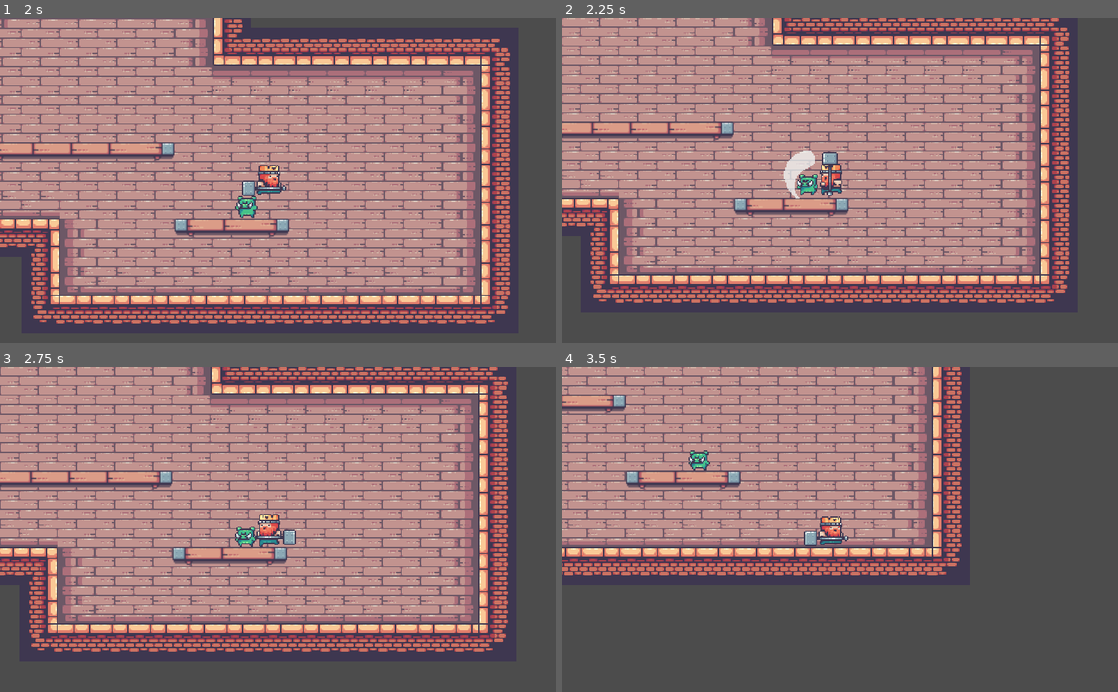
Above: before the commit, frames 1-4 (two rows, left to right).
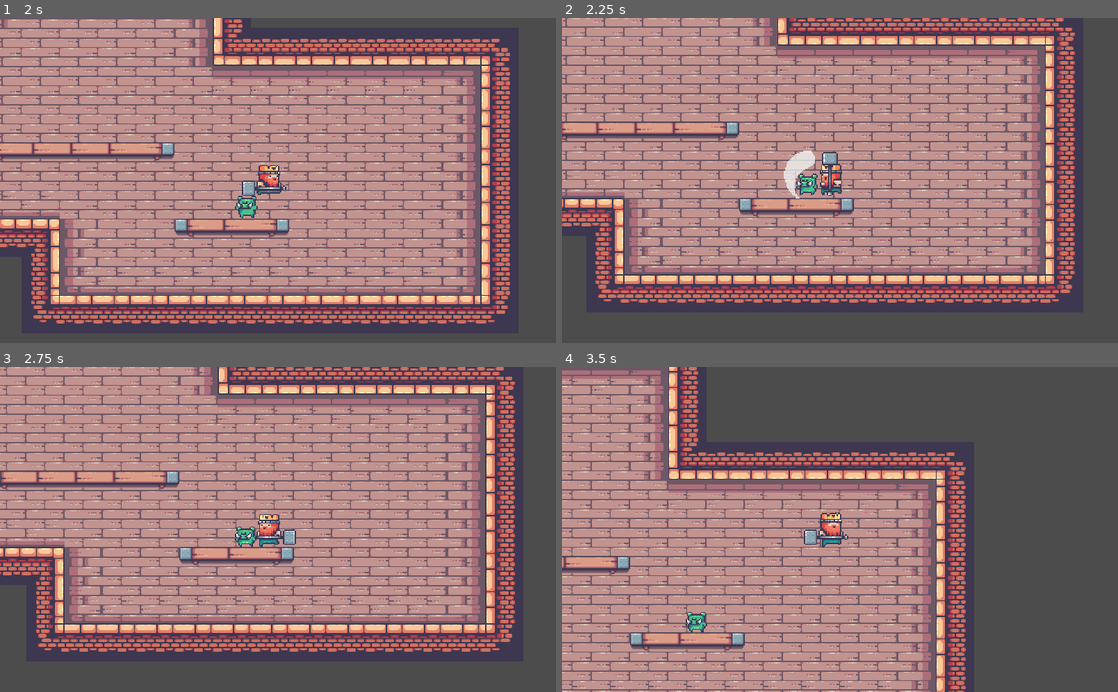
Above: after the commit, the same moments.

Repository: brunoskonrad/kings-and-pigs
Game: Godot game, scene res://Levels/Sandbox.tscn
The game is run twice, just before and just after one commit, with the same random seed, the same clock (stepped at 60 frames per second) and the same inputs.
Inputs:
- Up to frame 1 (2 s): tap Enter at 0.5 s; hold Q (attack) 0.53-1.28 s; hold Right (ui_right) from 0.53 s (still down); tap Space (jump) at 0.77, 1.52 s; tap Q (attack) at 1.35 s
- Up to frame 2 (2.25 s): release Right (ui_right) at 2.03 s; hold Left (ui_left) from 2.03 s (still down); hold Q (attack) from 2.03 s (still down)
- Up to frame 3 (2.75 s): keep holding Left (ui_left); keep holding Q (attack)
- Up to frame 4 (3.5 s): release Left (ui_left) at 2.78 s; release Q (attack) at 2.78 s; hold Right (ui_right) from 2.78 s (still down); tap Q (attack) at 2.85 s; tap Space (jump) at 3.02 s

Frame 1 is identical in both runs. In frame 2, 23% of the frame differs, in the area x 0-93%, y 0-88%; in frame 3, 24%; in frame 4, 59%, in the area x 0-73%, y 0-100%.

Commit message:
Send hammer attack vector to pig
This way we can make it "bounce" to the right direction.
It also lets us increase the hammer attack power.

Diff:
--- a/Actors/Enemies/Pig/Pig.gd
+++ b/Actors/Enemies/Pig/Pig.gd
@@ -21,13 +21,13 @@
 func idle():
 	$State.set_state($State/Idle)
 
-func take_damage():
+func take_damage(attack_power):
 	if not is_invulnerable():
 		$DamageCooldown.start()
 		$State.set_state($State/Hit)
 		$Health.take_damage(1)
 
-		velocity.x = 50
+		velocity.x = 50 * attack_power.x
 
 func die():
 	$State.set_state($State/Dead)
--- a/Actors/Player/HammerAttack.gd
+++ b/Actors/Player/HammerAttack.gd
@@ -7,6 +7,8 @@
 onready var position_x = position.x
 
 export(bool) var DEBUG = false
+export(int) var attack_power = 1
+onready var attacking_power = Vector2(attack_power, 0)
 
 func _process(delta):
 	if Input.is_action_pressed("attack"):
@@ -36,13 +38,15 @@
 		"right":
 			scale.x = scale_x
 			position.x = position_x
+			attacking_power.x = attack_power
 		"left":
 			scale.x = -scale_x
 			position.x = position_x - 15
+			attacking_power.x = -attack_power
 
 func _on_AttackArea_body_entered(body):
 	if body is Pig:
-		body.take_damage()
+		body.take_damage(attacking_power)
 
 func _log(message):
 	if DEBUG:
--- a/Actors/Player/PlayerKing.tscn
+++ b/Actors/Player/PlayerKing.tscn
@@ -154,7 +154,7 @@
 [node name="AnimatedSprite" type="AnimatedSprite" parent="."]
 frames = SubResource( 25 )
 animation = "idle"
-frame = 10
+frame = 8
 playing = true
 script = ExtResource( 8 )
 
--- a/TileSets.tres
+++ b/TileSets.tres
@@ -8,6 +8,27 @@
 [sub_resource type="ConvexPolygonShape2D" id=2]
 points = PoolVector2Array( 32, 32, 0, 32, 0, 0, 32, 0 )
 
+[sub_resource type="ConvexPolygonShape2D" id=3]
+points = PoolVector2Array( 0, 0, 32, 0, 32, 32, 0, 32 )
+
+[sub_resource type="ConvexPolygonShape2D" id=4]
+points = PoolVector2Array( 0, 0, 32, 0, 32, 32, 0, 32 )
+
+[sub_resource type="ConvexPolygonShape2D" id=5]
+points = PoolVector2Array( 0, 0, 32, 0, 32, 32, 0, 32 )
+
+[sub_resource type="ConvexPolygonShape2D" id=6]
+points = PoolVector2Array( 32, 32, 0, 32, 0, 0, 32, 0 )
+
+[sub_resource type="ConvexPolygonShape2D" id=7]
+points = PoolVector2Array( 32, 32, 0, 32, 0, 0, 32, 0 )
+
+[sub_resource type="ConvexPolygonShape2D" id=8]
+points = PoolVector2Array( 32, 32, 0, 32, 0, 0, 32, 0 )
+
+[sub_resource type="ConvexPolygonShape2D" id=9]
+points = PoolVector2Array( 32, 32, 0, 32, 0, 0, 32, 0 )
+
 [sub_resource type="ConvexPolygonShape2D" id=10]
 points = PoolVector2Array( 0, 0, 32, 0, 32, 32, 0, 32 )
 
@@ -15,27 +36,6 @@
 points = PoolVector2Array( 0, 0, 32, 0, 32, 32, 0, 32 )
 
 [sub_resource type="ConvexPolygonShape2D" id=12]
-points = PoolVector2Array( 0, 0, 32, 0, 32, 32, 0, 32 )
-
-[sub_resource type="ConvexPolygonShape2D" id=3]
-points = PoolVector2Array( 32, 32, 0, 32, 0, 0, 32, 0 )
-
-[sub_resource type="ConvexPolygonShape2D" id=4]
-points = PoolVector2Array( 32, 32, 0, 32, 0, 0, 32, 0 )
-
-[sub_resource type="ConvexPolygonShape2D" id=5]
-points = PoolVector2Array( 32, 32, 0, 32, 0, 0, 32, 0 )
-
-[sub_resource type="ConvexPolygonShape2D" id=6]
-points = PoolVector2Array( 32, 32, 0, 32, 0, 0, 32, 0 )
-
-[sub_resource type="ConvexPolygonShape2D" id=7]
-points = PoolVector2Array( 0, 0, 32, 0, 32, 32, 0, 32 )
-
-[sub_resource type="ConvexPolygonShape2D" id=8]
-points = PoolVector2Array( 0, 0, 32, 0, 32, 32, 0, 32 )
-
-[sub_resource type="ConvexPolygonShape2D" id=9]
 points = PoolVector2Array( 0, 0, 32, 0, 32, 32, 0, 32 )
 
 [resource]
Not shown: 1 places in Actors/Player/PlayerKing.tscn that only renumber resources
Not shown: 2 places in Platforms.tres that only renumber resources
Not shown: 10 places in TileSets.tres that only renumber resources
